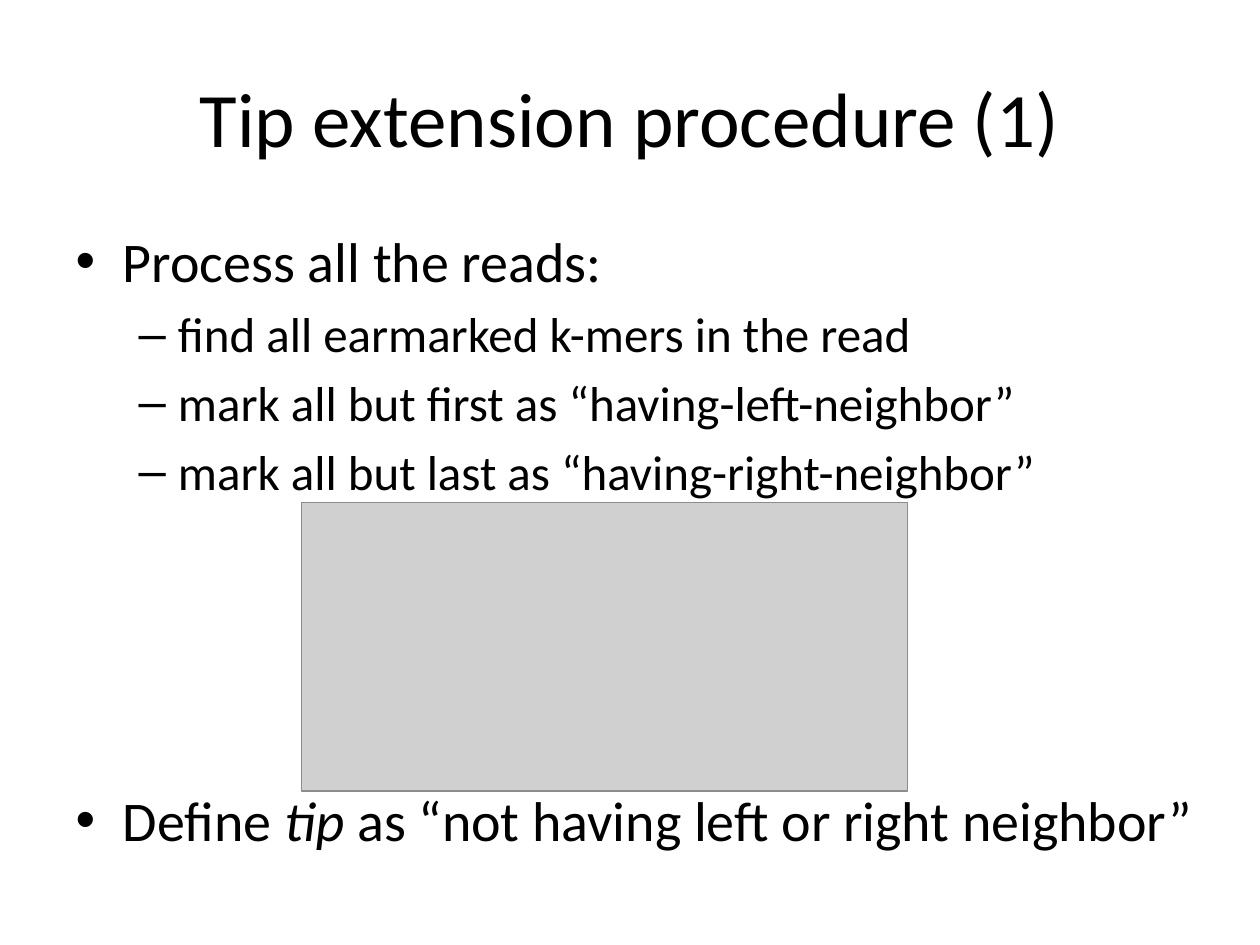
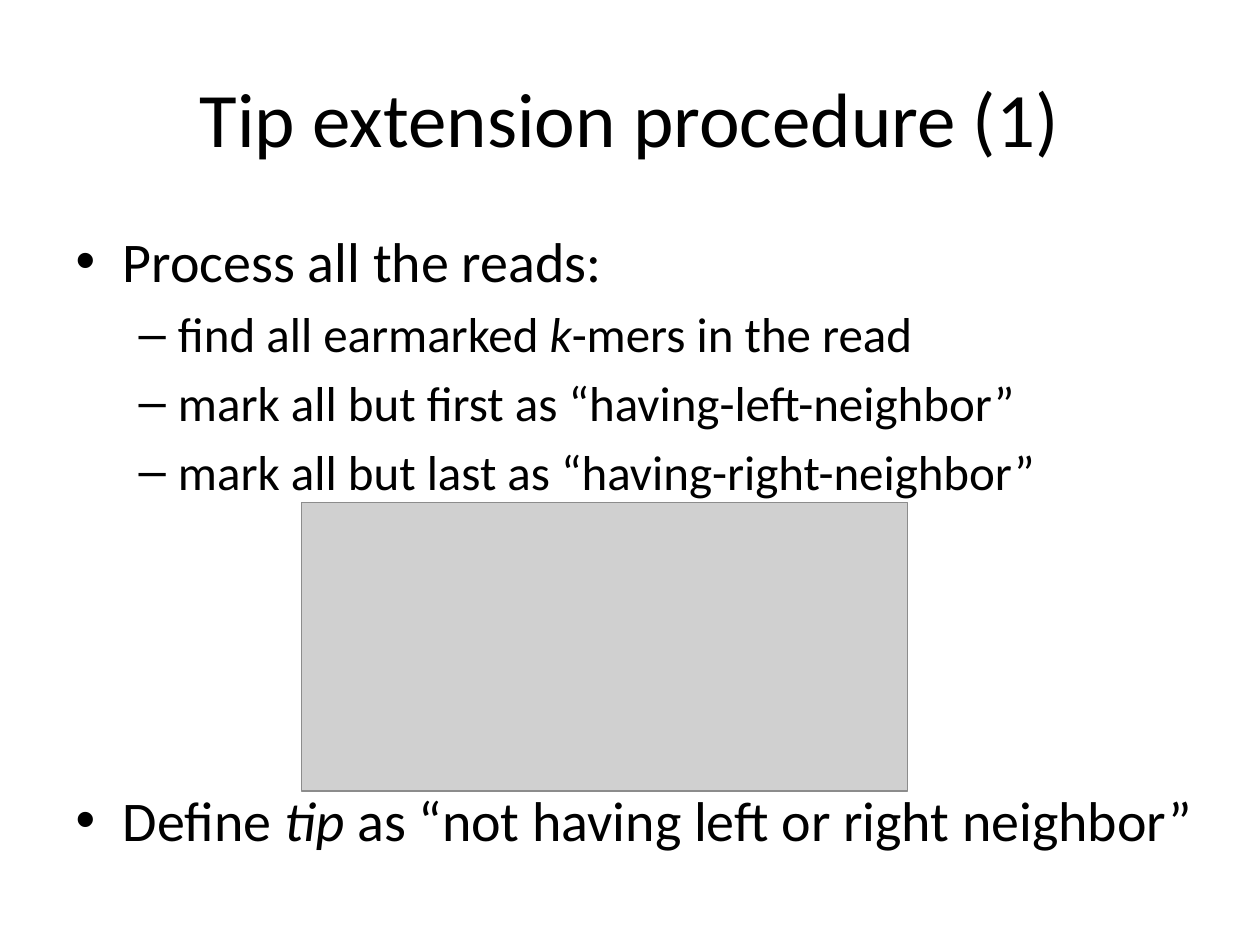
Before and after one commit to ablab/spades, a slide deck: slide 10 of assembler/docs/abruijn/presentation.pptx. Drawn at 1260x945 pixels with LibreOffice and Linux fonts; fonts in the diff are those of the drawing; grey boxes stand for pictures. Boxes give left, top, right and bottom in pixels: in the first picture for what was removed or moved away, otherwise in the second. Text is boxed around its words. In the diff, an @@ line names an element or a change of style, - is before the commit and + after.

```diff
--- a/assembler/docs/abruijn/presentation.pptx
+++ b/assembler/docs/abruijn/presentation.pptx
@@ text at (x1=178, y1=318, x2=912, y2=353): italic on in "k-mers" @@
```
Also in this commit, not shown: 7 other slides changed, 1 slide added.
